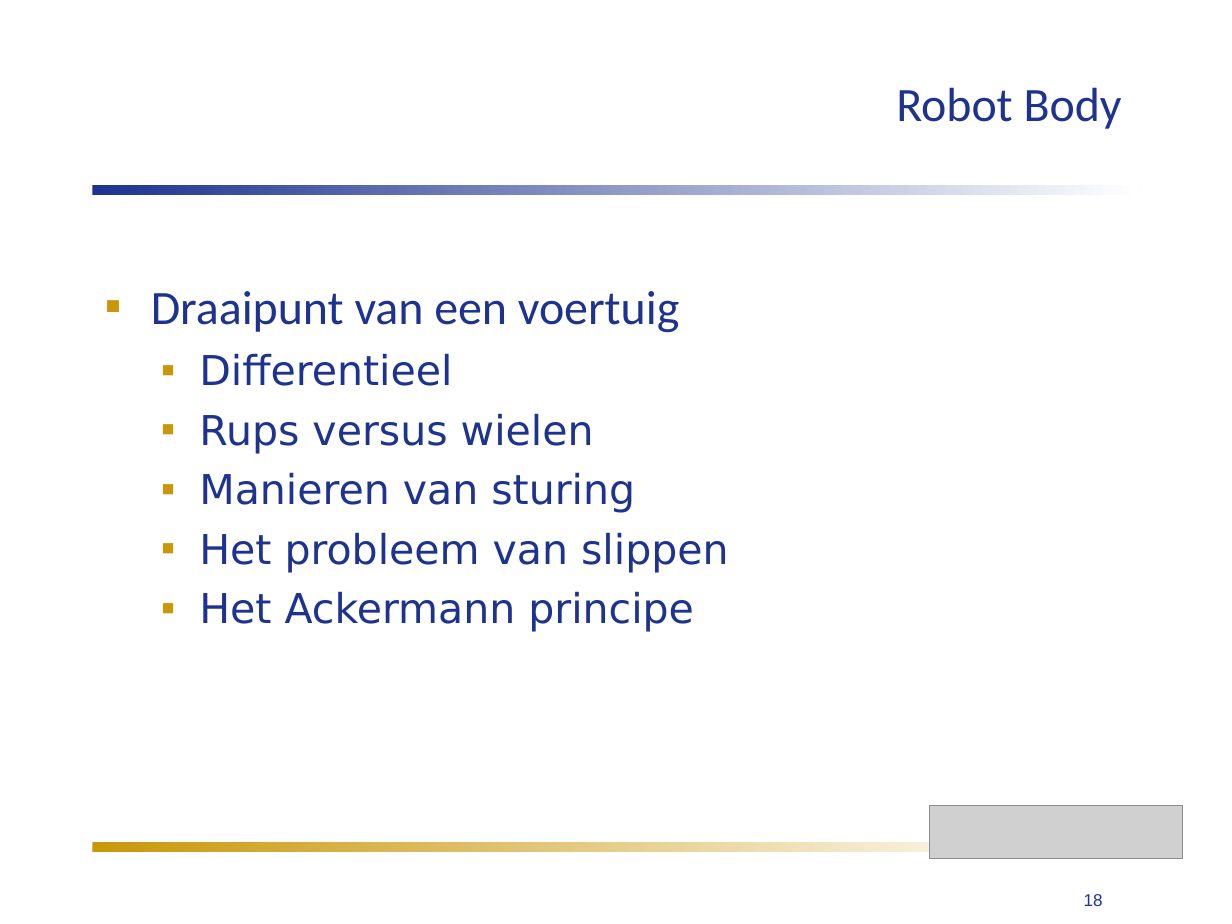
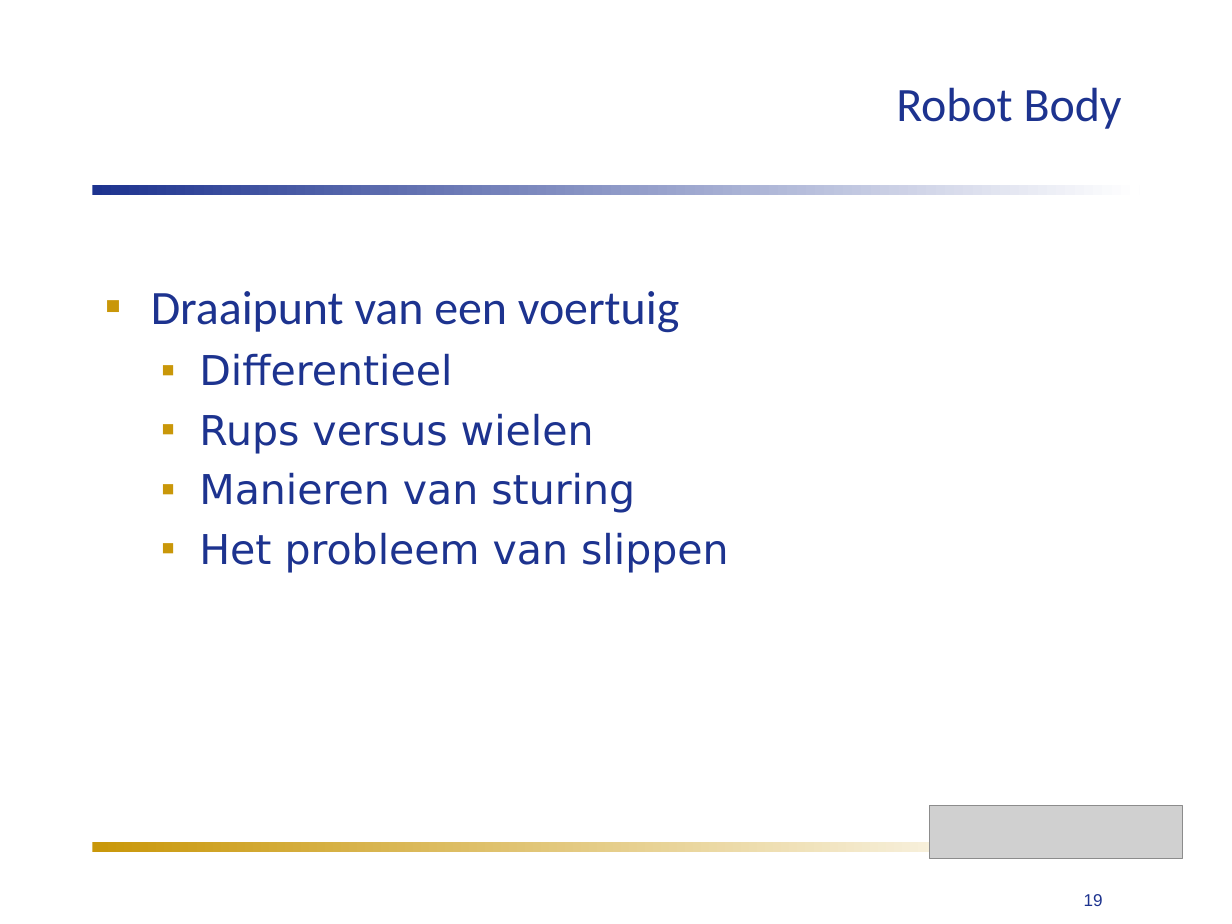
Before and after one commit to humiq/Greendevelopment, a slide deck: slide 19 of trunk/documents/Colleges/ISIROB College 3.ppt (slide 18 before the commit). Drawn at 1232x924 pixels with LibreOffice and Linux fonts; fonts in the diff are those of the drawing; grey boxes stand for pictures. Boxes give left, top, right and bottom in pixels: in the first picture for what was removed or moved away, otherwise in the second. Text is boxed around its words. In the diff, an @@ line names an element or a change of style, - is before the commit and + after.

```diff
--- a/trunk/documents/Colleges/ISIROB College 3.ppt
+++ b/trunk/documents/Colleges/ISIROB College 3.ppt
@@ text at [199,591,694,632]: paragraph removed @@
-  ▪ Het Ackermann principe
@@ page number at [1084,894,1103,906]: text changed @@
-18
+19
```
Also in this commit, not shown: 3 other slides changed, 4 slides added, 5 other files.
